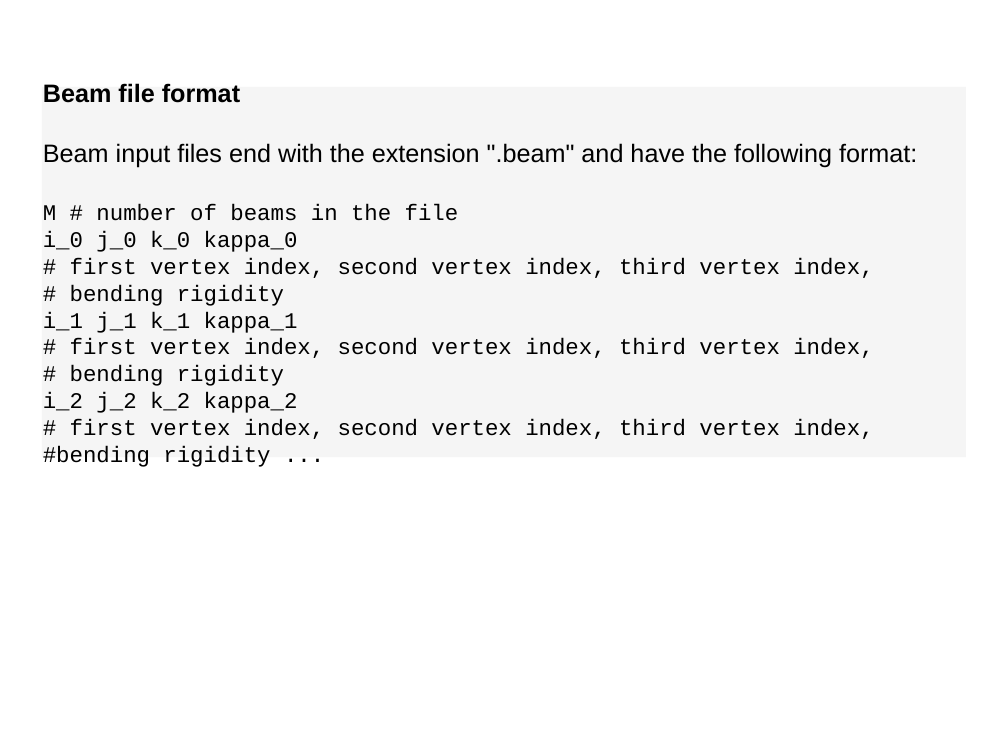
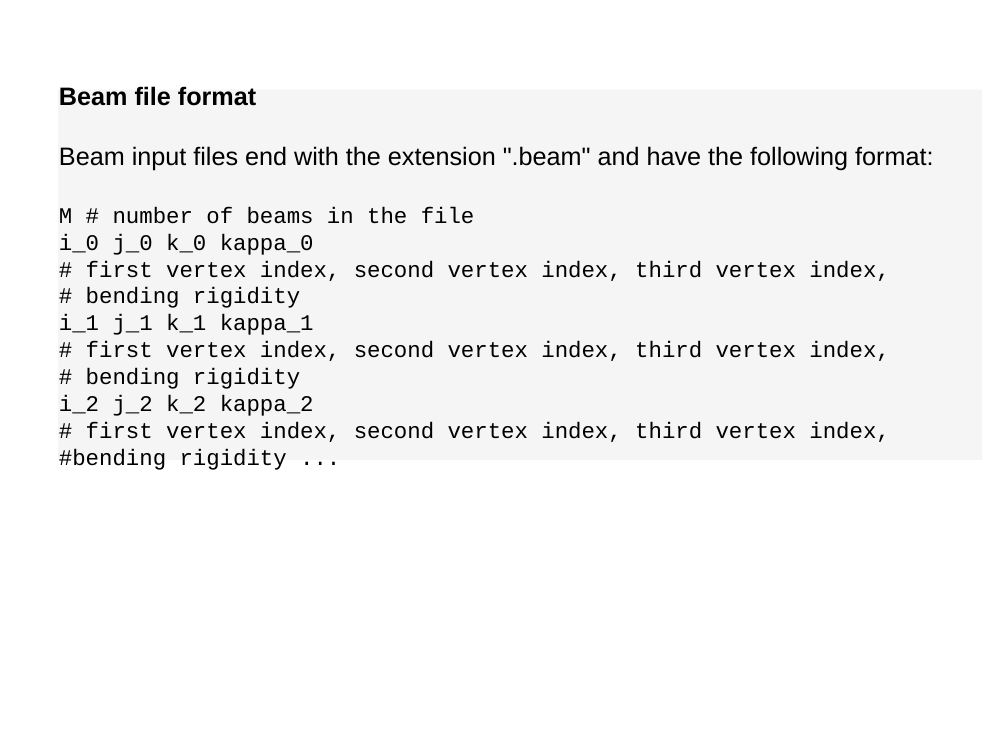
Before and after one commit to fairyflies9/IBAMR-Tutorials, a slide deck: slide 7 of IBAMR Lectures/Lecture 3 - IBAMR Associated Files (.vertex, .spring, etc).pptx. Drawn at 1008x756 pixels with LibreOffice and Linux fonts; fonts in the diff are those of the drawing. Boxes give left, top, right and bottom in pixels: in the first picture for what was removed or moved away, otherwise in the second. Text is boxed around its words. In the diff, an @@ line names an element or a change of style, - is before the commit and + after.

```diff
--- a/IBAMR Lectures/Lecture 3 - IBAMR Associated Files (.vertex, .spring, etc).pptx
+++ b/IBAMR Lectures/Lecture 3 - IBAMR Associated Files (.vertex, .spring, etc).pptx
@@ rectangle "Beam file format": place and size @@
-rectangle "Beam file format" at [42, 87, 967, 457]
+rectangle "Beam file format" at [58, 90, 983, 460]
```
